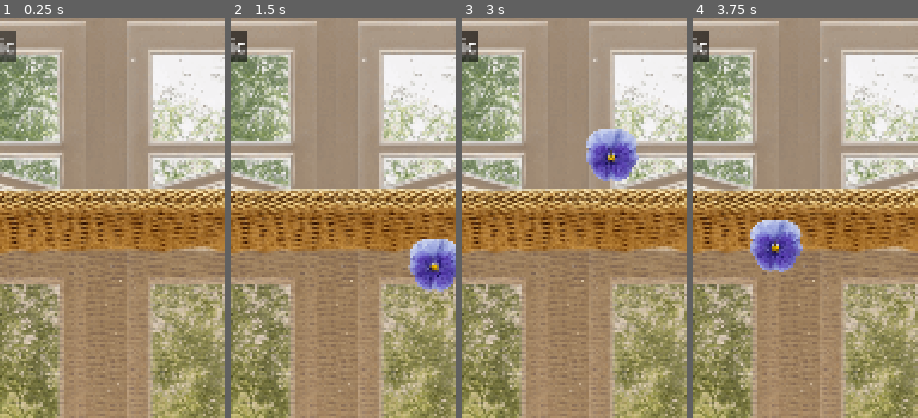
Above: before the commit, frames 1-4 (left to right).
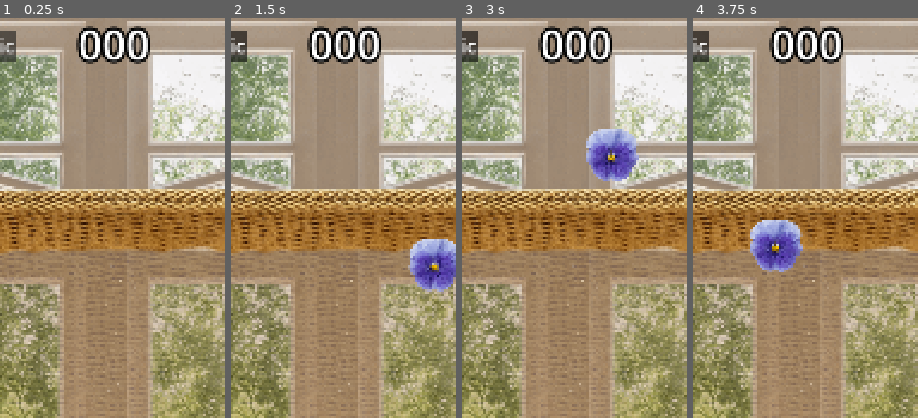
Above: after the commit, the same moments.

Repository: justkuzan/SuikaGame
Game: Godot game, scene res://Core/Level/Level.tscn
Two runs of this game, one before a commit and one after it. Both use one fixed random seed, a clock stepped at 60 frames per second and the inputs below.
Inputs (mouse positions are % of the whole screen's width and height, from its top left):
- Up to frame 1 (0.25 s): no input
- Up to frame 2 (1.5 s): tap Enter at 0.5 s; move the mouse to (72, 45) at 0.52 s; press the mouse at (72, 45) at 0.53 s; release the mouse at (72, 45) at 1.25 s; click "Mute Music" at 1.25 s
- Up to frame 3 (3 s): move the mouse to (30, 55) at 2.02 s; click (30, 55) at 2.1 s; move the mouse to (60, 28) at 2.77 s; press the mouse at (60, 28) at 2.78 s
- Up to frame 4 (3.75 s): move the mouse to (45, 70) at 3.52 s; release the mouse at (45, 70) at 3.53 s; click (45, 70) at 3.6 s
The pictures show only the part of the screen within x 27-77%, y 1-51%; the shares and areas given below are measured in that part.

The runs differ from the first frame. In frame 1, 2.5% of the frame differs, in the area x 33-67%, y 2-12%; in frame 2, 2.5%; in frame 3, 2.5%; in frame 4, 2.5%.

Commit message:
Added simple score manager

Diff:
--- a/Core/Level/Level.tscn
+++ b/Core/Level/Level.tscn
@@ -8,6 +8,7 @@
 [ext_resource type="PackedScene" uid="uid://bkjnqum5em45w" path="res://Core/SpawnController/SpawnController.tscn" id="7_8t823"]
 [ext_resource type="PackedScene" uid="uid://b5lemwi1ji8b1" path="res://Core/MergeHandler/MergeHandler.tscn" id="7_13dte"]
 [ext_resource type="PackedScene" uid="uid://wt22gdfc845k" path="res://UI/InGameUI.tscn" id="8_8t823"]
+[ext_resource type="PackedScene" uid="uid://cs8lsl3mrpaaa" path="res://Core/ScoreManager/ScoreManager.tscn" id="9_4pbvs"]
 
 [node name="Level" type="Node2D" unique_id=556264147]
 script = ExtResource("1_5iy7f")
@@ -40,3 +41,5 @@
 spawner = NodePath("../Spawner")
 
 [node name="CanvasLayer" parent="." unique_id=392788018 instance=ExtResource("8_8t823")]
+
+[node name="ScoreManager" parent="." unique_id=104208058 instance=ExtResource("9_4pbvs")]
--- /dev/null
+++ b/Core/ScoreManager/ScoreManager.gd
@@ -0,0 +1,30 @@
+extends Node2D
+class_name ScoreManager
+
+@onready var score_label: Label = $ScoreLabel
+
+var total_score: int
+var score_tween: Tween
+
+
+func _ready() -> void:
+	SignalBus.on_flower_collide.connect(on_flower_collide)
+
+
+func on_flower_collide(position: Vector2, data: FlowerData, flower_a: RigidBody2D, flower_b: RigidBody2D) -> void:
+	total_score += 1
+	score_label.text = "%03d" % total_score
+	score_animation()
+
+
+func score_animation() -> void:
+	if score_tween:
+		score_tween.kill()
+
+	$ScoreLabel.scale = Vector2.ONE
+
+	score_tween = get_tree().create_tween()
+	score_tween.set_trans(Tween.TRANS_QUAD).set_ease(Tween.EASE_OUT)
+
+	score_tween.tween_property($ScoreLabel, "scale", Vector2(1.25, 1.25), 0.2)
+	score_tween.tween_property($ScoreLabel, "scale", Vector2.ONE, 0.2)
--- /dev/null
+++ b/Core/ScoreManager/ScoreManager.tscn
@@ -0,0 +1,23 @@
+[gd_scene format=3 uid="uid://cs8lsl3mrpaaa"]
+
+[ext_resource type="Script" uid="uid://sry1q76w2j2" path="res://Core/ScoreManager/ScoreManager.gd" id="1_g81cd"]
+
+[sub_resource type="LabelSettings" id="LabelSettings_tfatk"]
+font_size = 100
+outline_size = 29
+outline_color = Color(0, 0, 0, 1)
+
+[node name="ScoreManager" type="Node2D" unique_id=104208058]
+script = ExtResource("1_g81cd")
+
+[node name="ScoreLabel" type="Label" parent="." unique_id=1972545714]
+offset_left = 476.0
+offset_top = 16.0
+offset_right = 648.0
+offset_bottom = 153.0
+pivot_offset = Vector2(86, 68)
+size_flags_horizontal = 4
+text = "000"
+label_settings = SubResource("LabelSettings_tfatk")
+horizontal_alignment = 1
+vertical_alignment = 1
Not shown, added: Core/ScoreManager/ScoreManager.gd.uid
